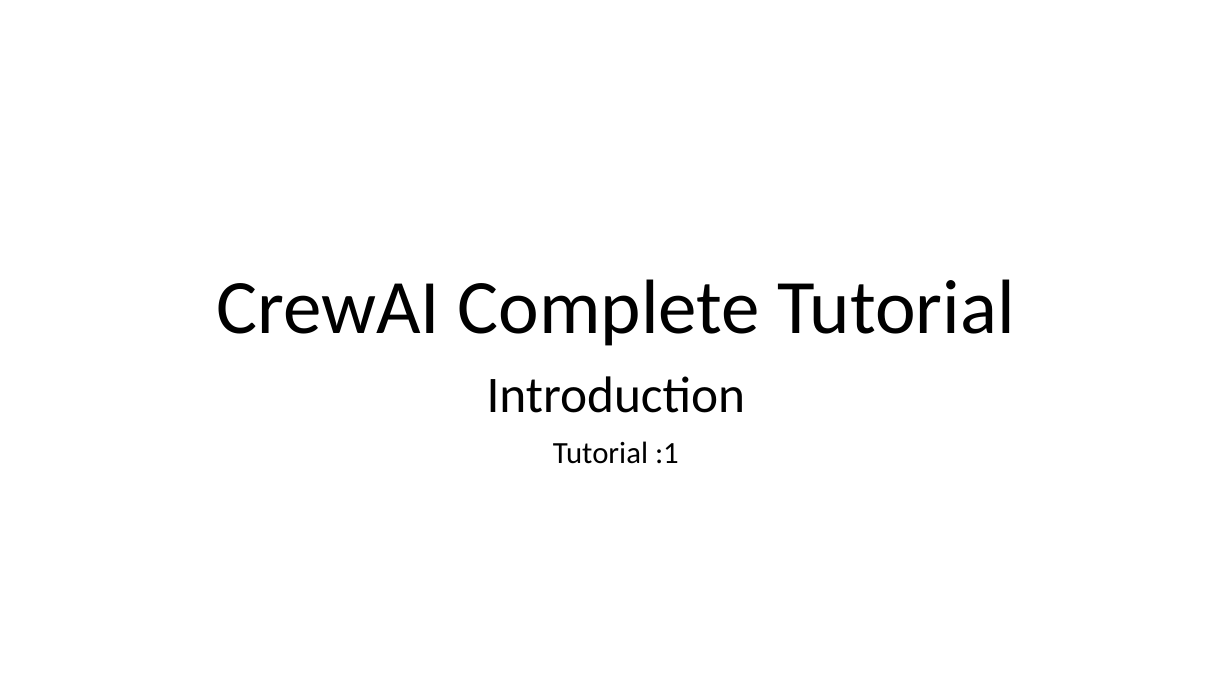
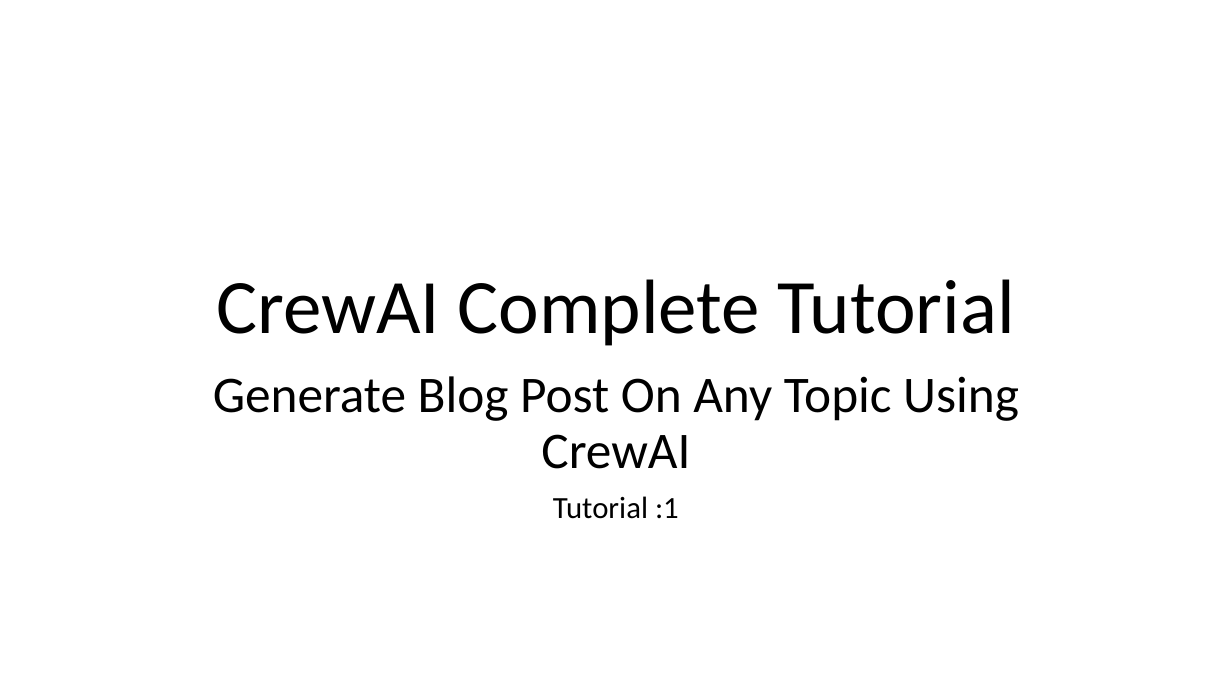
Before and after one commit to ronidas39/CrewAITutorial, a slide deck: slide 1 of tutorial1/Tutorial1.pptx. Drawn at 1232x693 pixels with LibreOffice and Linux fonts; fonts in the diff are those of the drawing. Boxes give left, top, right and bottom in pixels: in the first picture for what was removed or moved away, otherwise in the second. Text is boxed around its words. In the diff, an @@ line names an element or a change of style, - is before the commit and + after.

Commit message:
TUTORIAL1 PPT EDIT

```diff
--- a/tutorial1/Tutorial1.pptx
+++ b/tutorial1/Tutorial1.pptx
@@ subtitle at (213,376,1019,469): text changed @@
-Introduction
+Generate Blog Post On Any Topic Using CrewAI
```
Also in this commit, not shown: 2 slides added, 1 other file.
